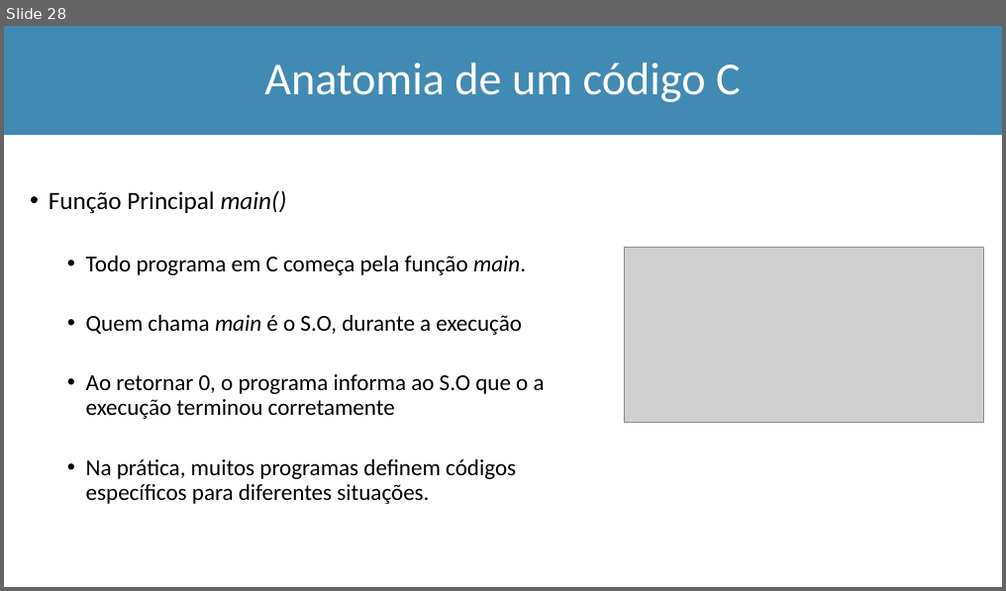
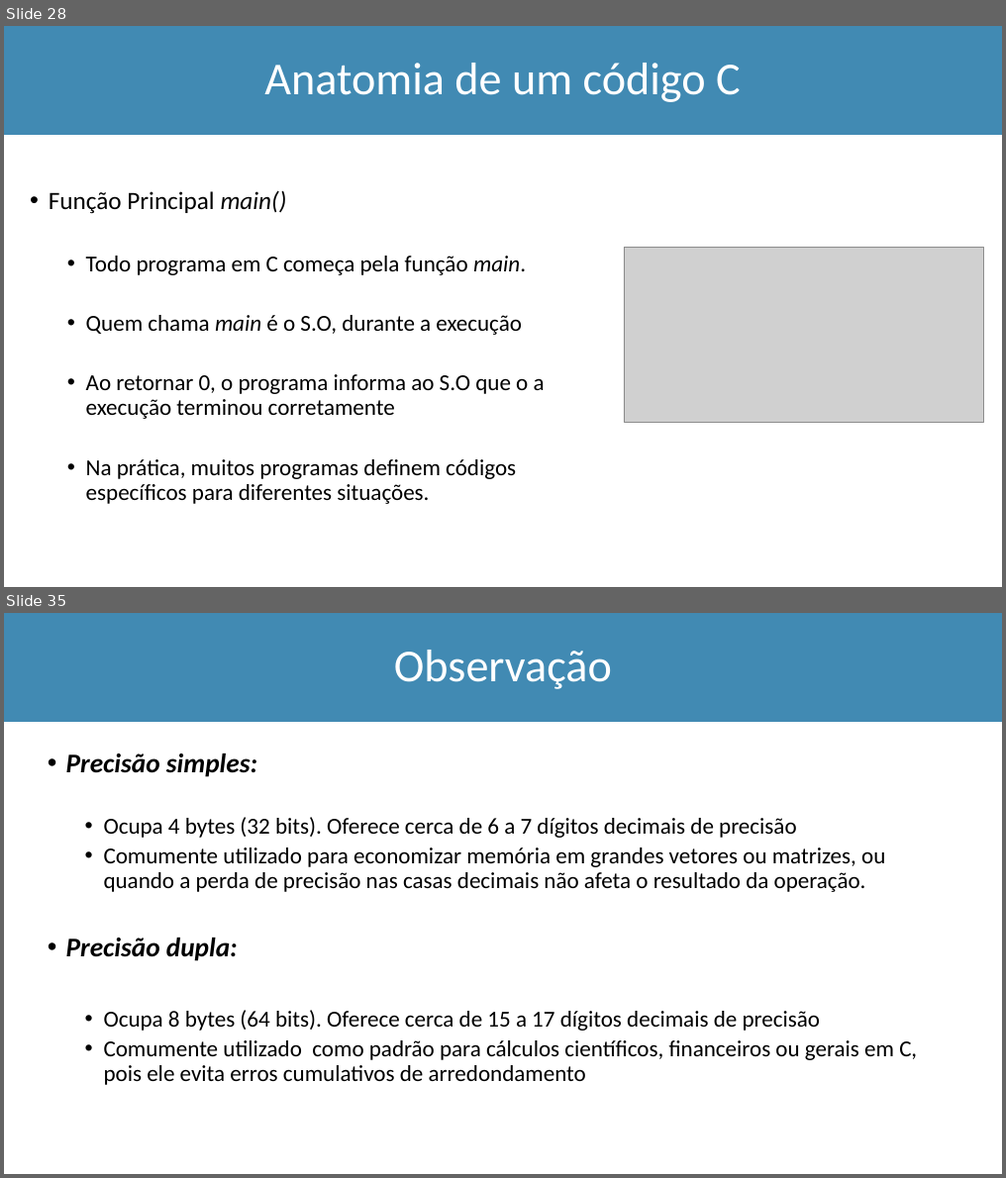
Before and after one commit to Marcio-Salmazo/Aulas, a slide deck: UNIUBE-LP/Teoria_LP.pptx. Shown one above the other, each under a label of ours: slide 28 before the commit, slides 28 and 35 after it; the slides between them are not shown. The pictures are 1006x591 and 1006x1178 pixels, drawn with LibreOffice and Linux fonts; fonts in the diff are those of the drawing; grey boxes stand for pictures. Boxes give left, top, right and bottom in pixels: in the first picture for what was removed or moved away, otherwise in the second. Text is boxed around its words. In the diff, an @@ line names an element or a change of style, - is before the commit and + after.

```diff
--- a/UNIUBE-LP/Teoria_LP.pptx
+++ b/UNIUBE-LP/Teoria_LP.pptx
@@ slide 35 added at [4,613,1002,1174], background #FFFFFF @@
@@ rectangle added at [4,613,1002,722], fill #418AB3, outline #418AB3 1 pt @@
@@ title added at [394,650,612,689], 44 pt, text #FFFFFF @@
+Observação
@@ text added at [66,754,917,1085], 22 pt, text #000000 @@
+• Precisão simples:
+  • Ocupa 4 bytes (32 bits). Oferece cerca de 6 a 7 dígitos decimais de precisão
+  • Comumente utilizado para economizar memória em grandes vetores ou matrizes, ou quando a perda de precisão nas casas decimais não afeta o resultado da operação.
+• Precisão dupla:
+  • Ocupa 8 bytes (64 bits). Oferece cerca de 15 a 17 dígitos decimais de precisão
+  • Comumente utilizado como padrão para cálculos científicos, financeiros ou gerais em C, pois ele evita erros cumulativos de arredondamento
```
Also in this commit, not shown: 14 other slides added, 4 other files.
